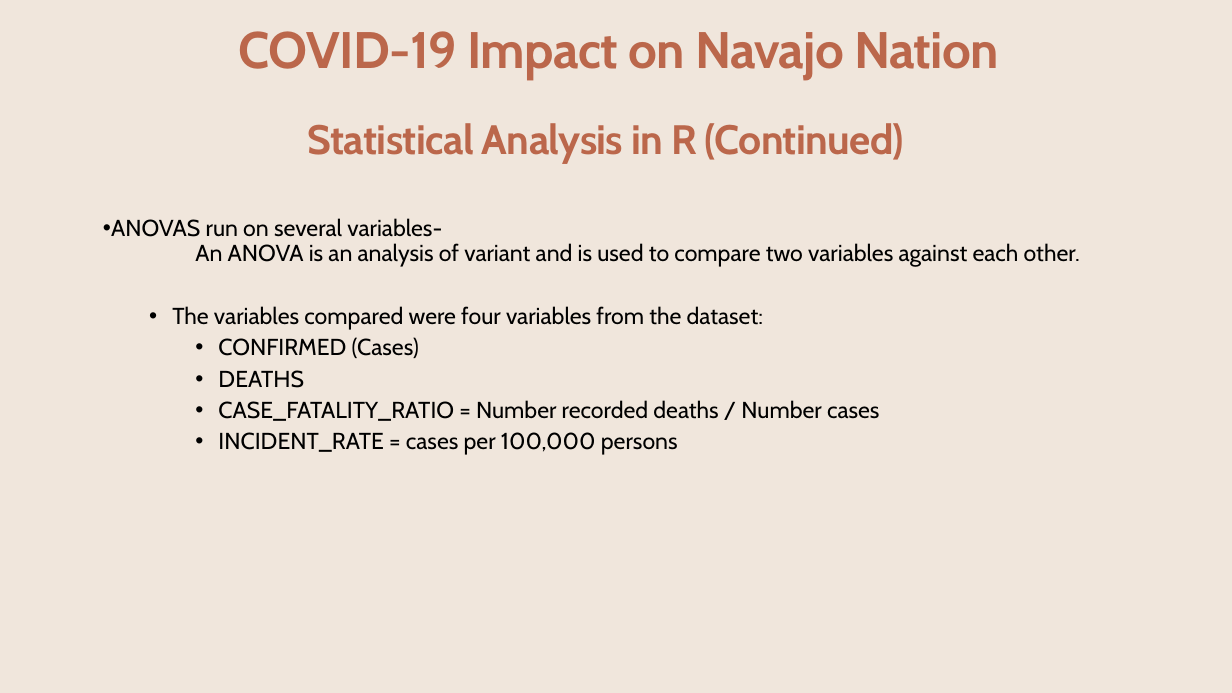
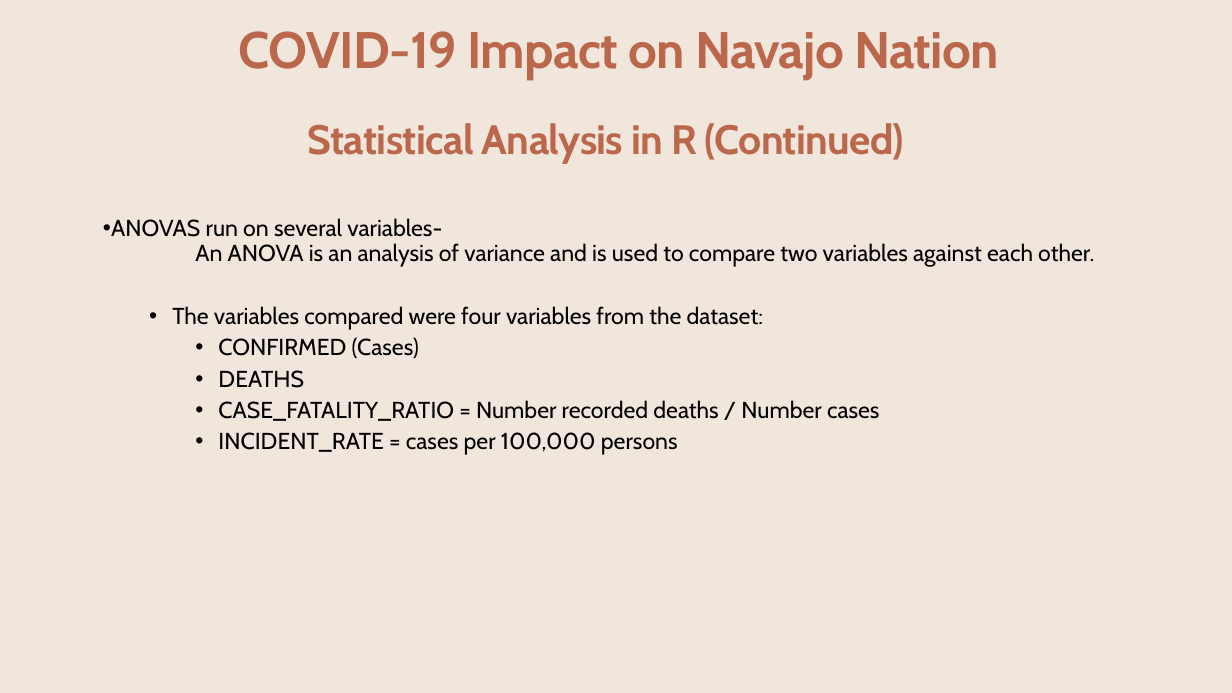
Before and after one commit to CCostenbader/Covid-19-effects-on-the-Navajo-Nation-Indian-Tribe, a slide deck: slide 15 of FinalPPMatt.pptx. Drawn at 1232x693 pixels with LibreOffice and Linux fonts; fonts in the diff are those of the drawing; background and template pictures are left out. Boxes give left, top, right and bottom in pixels: in the first picture for what was removed or moved away, otherwise in the second. Text is boxed around its words. In the diff, an @@ line names an element or a change of style, - is before the commit and + after.

```diff
--- a/FinalPPMatt.pptx
+++ b/FinalPPMatt.pptx
@@ text at (195, 243, 1094, 267): text changed @@
-An ANOVA is an analysis of variant and is used to compare two variables against each other.
+An ANOVA is an analysis of variance and is used to compare two variables against each other.
```
Also in this commit, not shown: 7 other slides changed.
